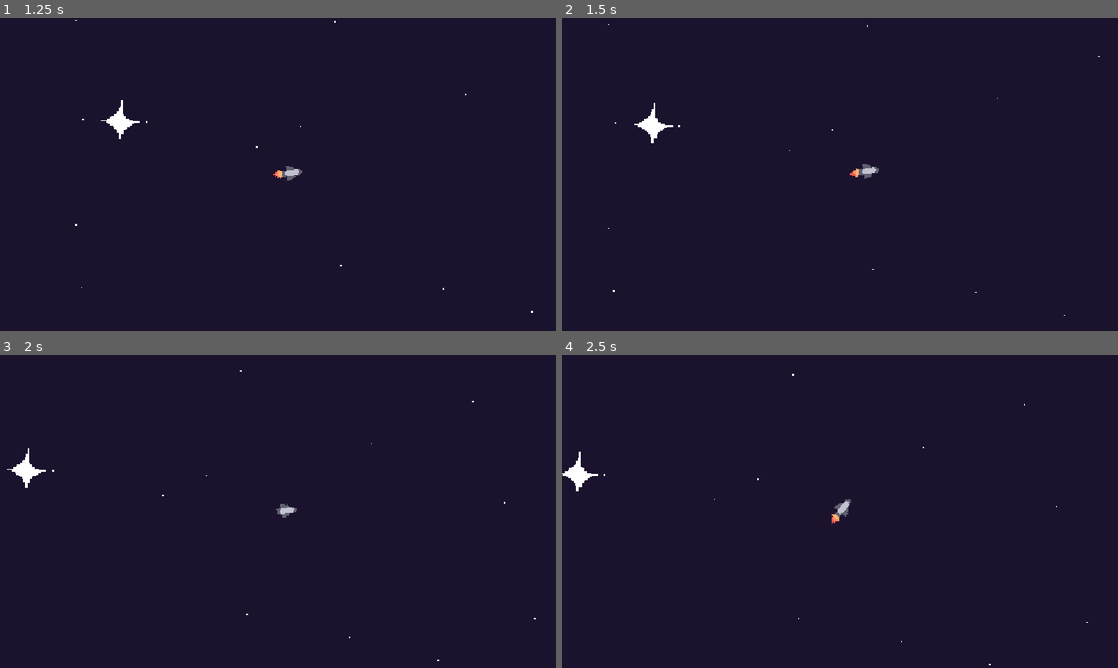
Above: before the commit, frames 1-4 (two rows, left to right).
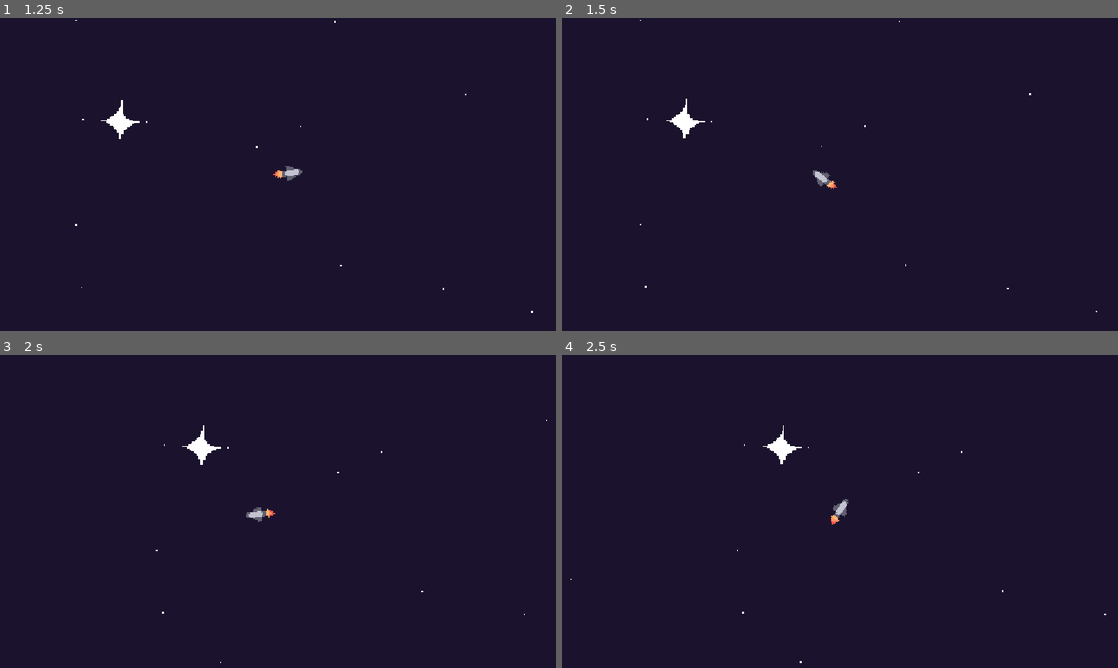
Above: after the commit, the same moments.

Repository: RedNinja17/8bitgamejam2026
Game: Godot game, scene res://scenes/game.tscn
The game is run twice, just before and just after one commit, with the same random seed, the same clock (stepped at 60 frames per second) and the same inputs.
Inputs (mouse positions are in pixels of both pictures, inside the frame that each line leads up to):
- Up to frame 1 (1.25 s): tap Enter at 0.5 s; move the mouse to (400, 158) at 0.52 s; press the mouse at (400, 158) at 0.53 s
- Up to frame 2 (1.5 s): move the mouse to (728, 190) at 1.27 s; release the mouse at (728, 190) at 1.28 s; click (728, 190) at 1.35 s
- Up to frame 3 (2 s): no input
- Up to frame 4 (2.5 s): move the mouse to (895, 442) at 2.02 s; press the mouse at (895, 442) at 2.03 s

Frame 1 is identical in both runs. In frame 2, 0.7% of the frame differs, in the area x 8-97%, y 0-96%; in frame 3, 0.7%; in frame 4, 0.6%.

Commit message:
Hold ability added

Diff:
--- a/space-game/scripts/player.gd
+++ b/space-game/scripts/player.gd
@@ -10,11 +10,14 @@
 func _ready() -> void:
 	target = global_position
 
-func _input(event: InputEvent) -> void:
-	if event.is_action_pressed("left_click") and speed == 0:
+#func _input(event: InputEvent) -> void:
+
+
+func _physics_process(delta: float) -> void:
+
+	if Input.is_mouse_button_pressed(MOUSE_BUTTON_LEFT):
 		target = get_global_mouse_position()
 
-func _physics_process(delta: float) -> void:
 	var dist = global_position.distance_to(target)
 
 	if dist > 3.0:
